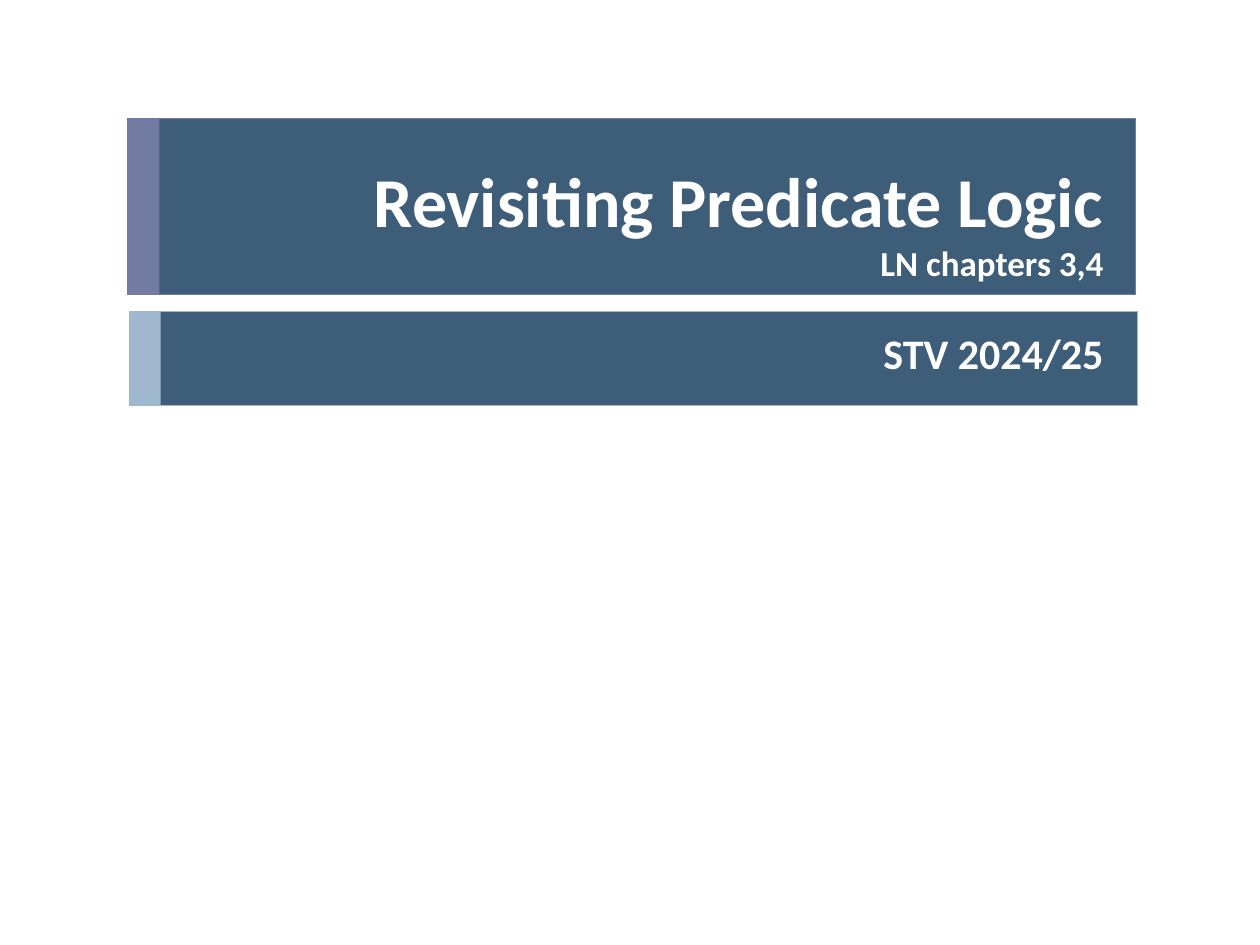
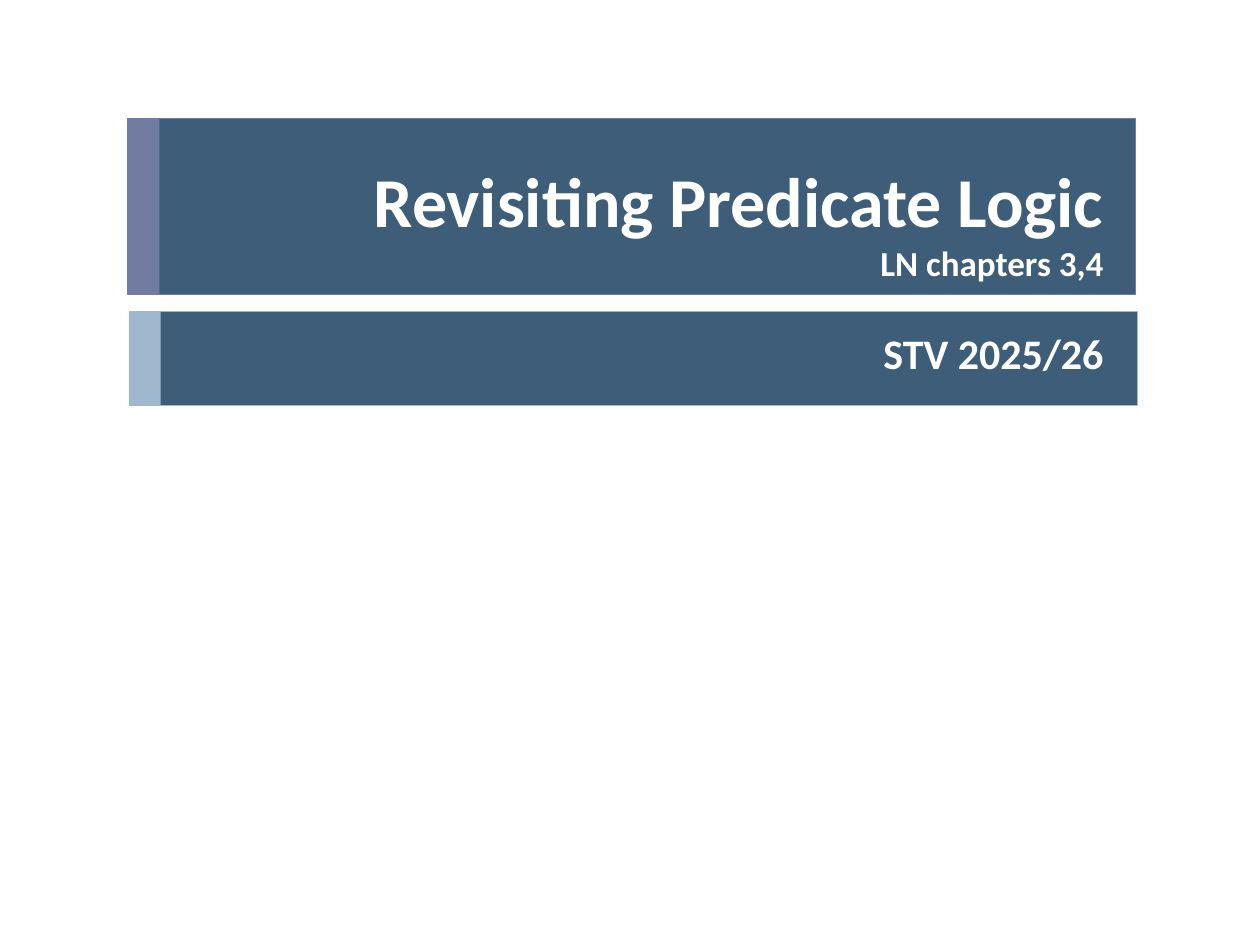
Before and after one commit to wooshrow/b3stv, a slide deck: slide 1 of slides/predlogic.pptx. Drawn at 1260x945 pixels with LibreOffice and Linux fonts; fonts in the diff are those of the drawing. Boxes give left, top, right and bottom in pixels: in the first picture for what was removed or moved away, otherwise in the second. Text is boxed around its words. In the diff, an @@ line names an element or a change of style, - is before the commit and + after.

```diff
--- a/slides/predlogic.pptx
+++ b/slides/predlogic.pptx
@@ subtitle at [883, 339, 1104, 371]: text changed @@
-STV 2024/25
+STV 2025/26
```
Also in this commit, not shown: 5 other slides changed, 1 other file.
